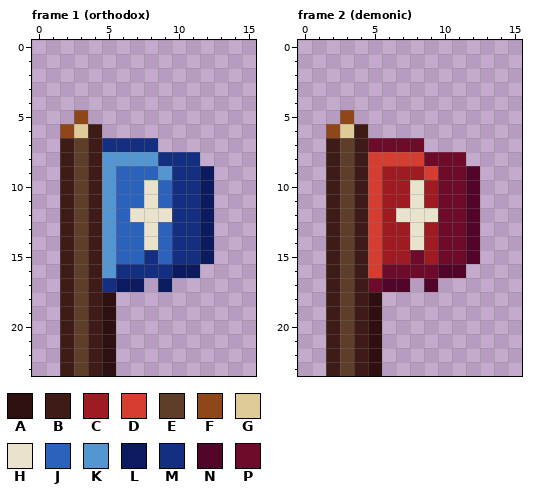
One commit to this pixel-art file: art/decorations/banner.aseprite. Above: the version before the commit.
16x24 pixels, 3 frames. Colours within 5 levels of each other are drawn and written as one. Shown: frame 1 (orthodox), frame 2 (demonic). The commit also changed other frames, which this record leaves out.
Palette (. is transparent): A #2f1011  B #3f1b17  C #a01b21  D #d53d30  E #5e3d29  F #8f4619  G #decb98  H #e9e3ce  J #2b62bc  K #5496d2  L #0c1b60  M #142f81  N #520529  P #6e0b2b
Pixels before, frame 1 (orthodox), first column x 2:
 5 .F.........
 6 FGB........
 7 BEBMMMM....
 8 BEBKKKKMMM.
 9 BEBKJJJKMML
10 BEBKJJHJMML
11 BEBKJJHJMML
12 BEBKJHHHMML
13 BEBKJJHJMML
14 BEBKJJHJMML
15 BEBKJJMJMML
16 BEBKMMMMLL.
17 BEBMLL.L...
18 BEBA.......
19 BEBA.......
20 BEBA.......
21 BEBA.......
22 BEBA.......
23 BEBA.......
Pixels before, frame 2 (demonic), first column x 2:
 5 .F.........
 6 FGB........
 7 BEBPPPP....
 8 BEBDDDDPPP.
 9 BEBDCCCDPPN
10 BEBDCCHCPPN
11 BEBDCCHCPPN
12 BEBDCHHHPPN
13 BEBDCCHCPPN
14 BEBDCCHCPPN
15 BEBDCCPCPPN
16 BEBDPPPPNN.
17 BEBPNN.N...
18 BEBA.......
19 BEBA.......
20 BEBA.......
21 BEBA.......
22 BEBA.......
23 BEBA.......
The result:
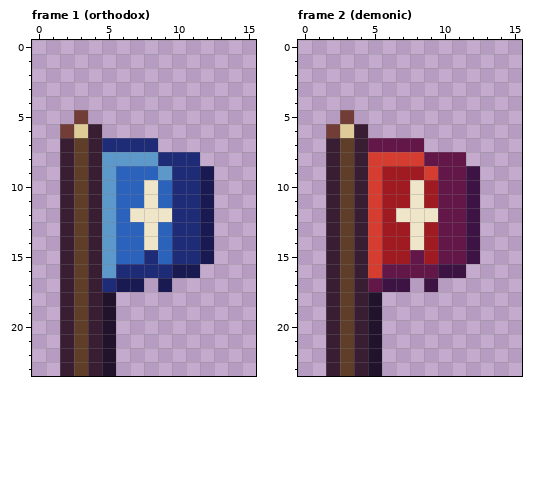
What changed:
colour A: #2f1011 -> #22132c
colour B: #3f1b17 -> #391d32
colour F: #8f4619 -> #723c37
colour H: #e9e3ce -> #efe5c9
colour K: #5496d2 -> #5c99ca
colour L: #0c1b60 -> #1a1a53
colour M: #142f81 -> #1e2b77
colour N: #520529 -> #3d1344
colour P: #6e0b2b -> #631648
